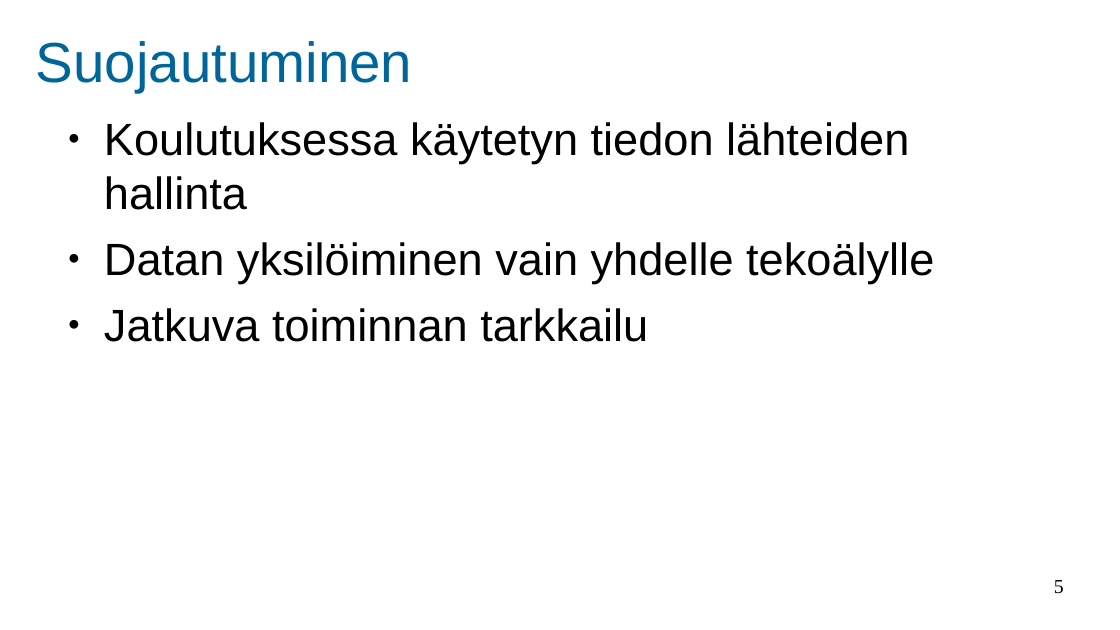
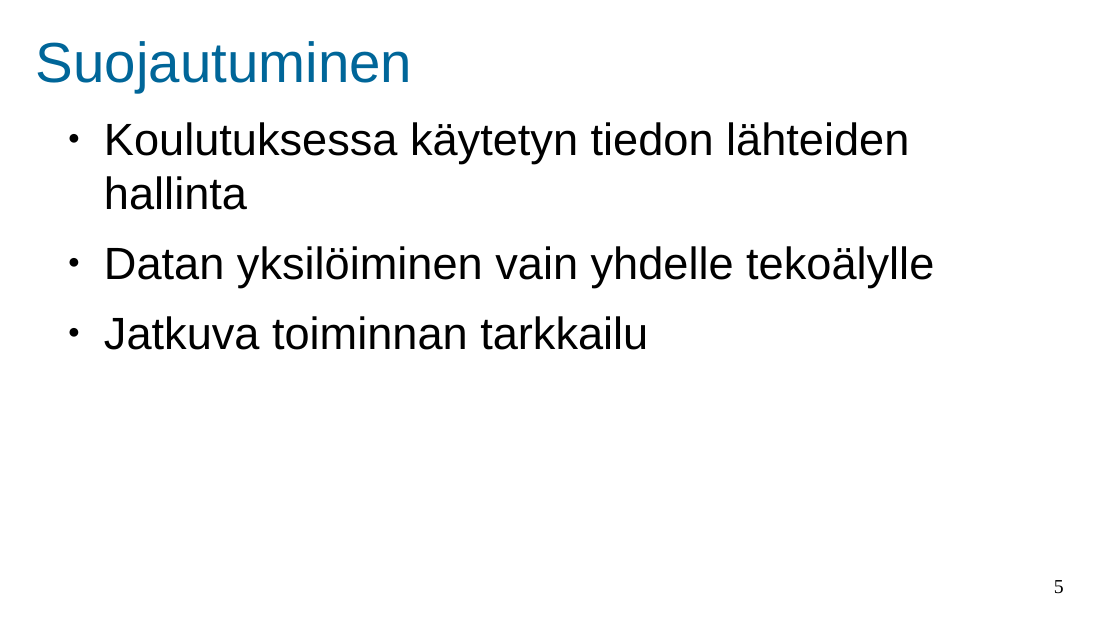
Before and after one commit to Akseli1236/AI-Poisoning, a slide deck: slide 5 of AI poisoning.odp. Drawn at 1120x630 pixels with LibreOffice and Linux fonts; fonts in the diff are those of the drawing; background and template pictures are left out. Boxes give left, top, right and bottom in pixels: in the first picture for what was removed or moved away, otherwise in the second. Text is boxed around its words. In the diff, an @@ line names an element or a change of style, - is before the commit and + after.

```diff
--- a/AI poisoning.odp
+++ b/AI poisoning.odp
@@ text "Koulutuksessa käytetyn tiedon lähteiden hallinta" at [104, 122, 934, 350]: more space between paragraphs @@
```
Also in this commit, not shown: 3 other slides changed.
